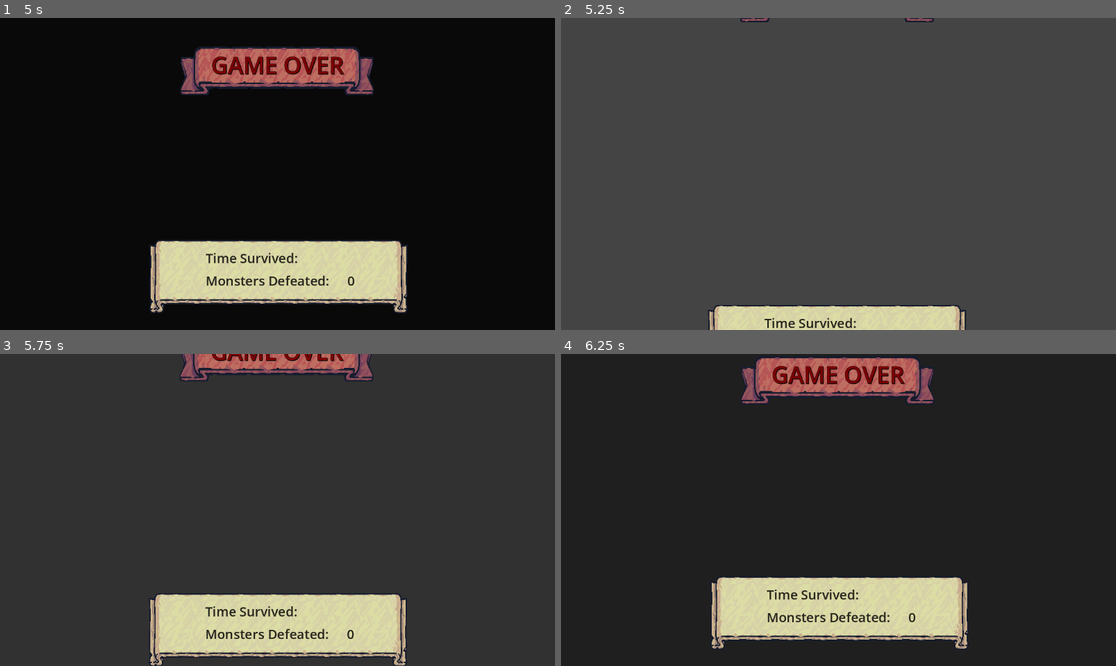
Above: before the commit, frames 1-4 (two rows, left to right).
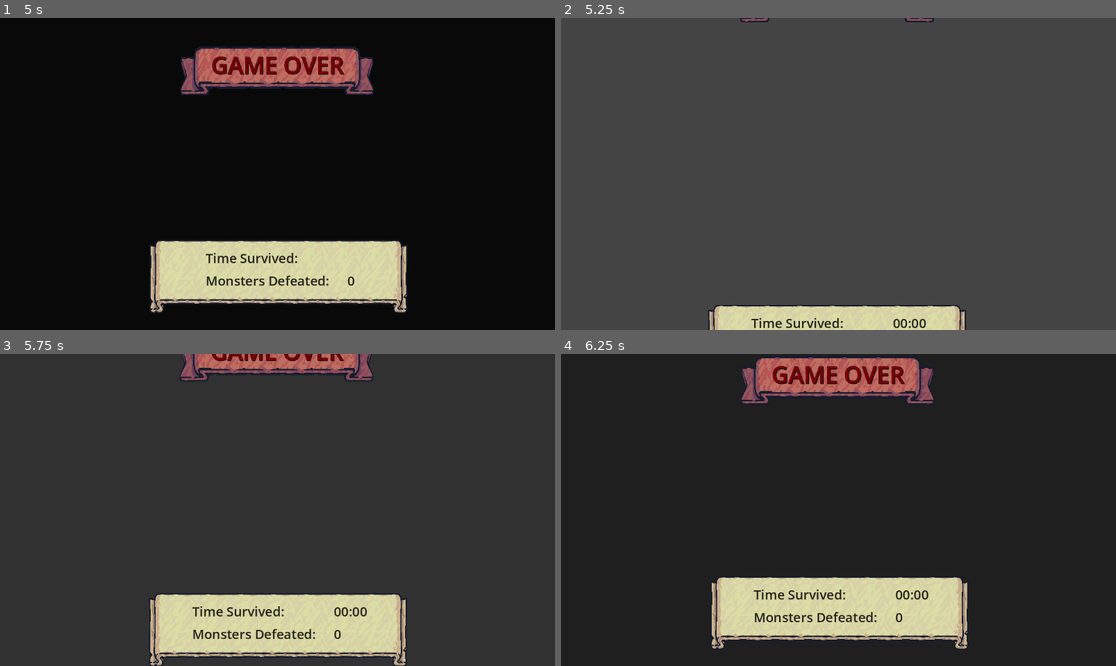
Above: after the commit, the same moments.

Repository: eugeniodomi/Bootcamp-Santander-DIO
Game: Godot game, scene res://UI/game_over_ui.tscn
The game is run twice, just before and just after one commit, with the same random seed, the same clock (stepped at 60 frames per second) and the same inputs. Before the commit the project has no main scene; this scene is started directly in both runs.
Inputs (mouse positions are in pixels of both pictures, inside the frame that each line leads up to):
- Up to frame 1 (5 s): move the mouse to (399, 158) at 0.52 s; hold D (move_right) 0.53-1.28 s; click (399, 158) at 0.6 s; move the mouse to (166, 189) at 1.27 s; hold S (move_down) 1.28-2.03 s; click (166, 189) at 1.35 s; move the mouse to (333, 105) at 2.02 s; hold D (move_right) 2.03-2.78 s; click (333, 105) at 2.1 s; tap Enter at 2.75, 4.25 s; move the mouse to (249, 236) at 2.77 s; hold W (move_up) 2.78-3.53 s; click (249, 236) at 2.85 s; tap Space at 3.5 s; move the mouse to (444, 220) at 3.52 s; hold A (move_left) from 3.53 s (still down); click (444, 220) at 3.6 s; move the mouse to (111, 127) at 4.27 s; click (111, 127) at 4.35 s
- Up to frame 2 (5.25 s): tap Space at 5 s; move the mouse to (866, 174) at 5.02 s; release A (move_left) at 5.03 s; hold S (move_down) from 5.03 s (still down); click (866, 174) at 5.1 s
- Up to frame 3 (5.75 s): keep holding S (move_down)
- Up to frame 4 (6.25 s): move the mouse to (755, 432) at 5.77 s; release S (move_down) at 5.78 s; hold D (move_right) from 5.78 s (still down); click (755, 432) at 5.85 s

Frame 1 is identical in both runs. In frame 2, 0.4% of the frame differs, in the area x 34-66%, y 95-100%; in frame 3, 0.9%; in frame 4, 0.9%, in the area x 34-67%, y 75-86%.

Commit message:
Tiny Swords Game 1.0
- Código aprimorado resolvendo bugs;
- Jogo finalizado.

Diff:
--- a/UI/game_over_ui.gd
+++ b/UI/game_over_ui.gd
@@ -6,12 +6,10 @@
 
 @export var restart_delay: float = 5.0
 var restart_cooldown: float
-var time_survived: String
-var monsters_defeated: int
 
 func _ready():
-	time_label.text = time_survived
-	monsters_label.text = str(monsters_defeated)
+	time_label.text = GameManager.time_elapsed_string
+	monsters_label.text = str(GameManager.monsters_defeated_counter)
 	restart_cooldown = restart_delay
 
 func _process(delta):
--- a/UI/game_ui.gd
+++ b/UI/game_ui.gd
@@ -3,21 +3,8 @@
 @onready var timer_label: Label = %TimerLabel
 @onready var meat_label: Label = %MeatLabel
 
-var time_elapsed: float = 0.0
-var meat_counter: int = 0
-
-func _ready():
-	GameManager.player.meat_collected.connect(on_meat_collected)
-	meat_label.text = str(meat_counter)
 
 func _process(delta: float): #timer
-	time_elapsed += delta
-	var time_elapsed_in_seconds: int = floori(time_elapsed)
-	var seconds: int = time_elapsed_in_seconds % 60
-	var minutes: int = time_elapsed_in_seconds / 60
-
-	timer_label.text = "%02d:%02d" % [minutes, seconds]
-
-func on_meat_collected(regeneration_value:int) -> void:
-	meat_counter += 1
-	meat_label.text = str(meat_counter)
+	# Update timer / labels
+	timer_label.text = GameManager.time_elapsed_string
+	meat_label.text = str(GameManager.meat_counter)
--- a/enemies/enemy.gd
+++ b/enemies/enemy.gd
@@ -43,17 +43,19 @@
 	if health <= 0:
 		die()
 
-func die() -> void:
+func die() -> void:#caveira
 	if death_prefab:
 		var death_object = death_prefab.instantiate()
 		death_object.position = position
 		get_parent().add_child(death_object)
 
-	queue_free()
 
 	#Drop
 	if randf() <= drop_chance:
 		drop_item()
+
+	# Incrementar contador
+	GameManager.monsters_defeated_counter += 1
 
 	# Deletar node
 	queue_free()
--- a/game_manager.gd
+++ b/game_manager.gd
@@ -7,6 +7,19 @@
 var player: Player #variavel para segurar player
 var player_position: Vector2
 var is_game_over: bool = false
+
+var time_elapsed: float = 0.0
+var time_elapsed_string: String
+var meat_counter: int = 0
+var monsters_defeated_counter: int = 0
+
+func _process(delta: float): #timer
+	# Update timer
+	time_elapsed += delta
+	var time_elapsed_in_seconds: int = floori(time_elapsed)
+	var seconds: int = time_elapsed_in_seconds % 60
+	var minutes: int = time_elapsed_in_seconds / 60
+	time_elapsed_string = "%02d:%02d" % [minutes, seconds]
 
 func end_game():
 	if is_game_over: return
@@ -18,5 +31,11 @@
 	player = null
 	player_position = Vector2.ZERO
 	is_game_over = false
+
+	time_elapsed = 0.0
+	time_elapsed_string = "00:00"
+	meat_counter = 0
+	monsters_defeated_counter = 0
+
 	for connection in game_over.get_connections():
 		game_over.disconnect(connection.callable)
--- a/main.gd
+++ b/main.gd
@@ -15,6 +15,4 @@
 
 	#Criar GameOverUI
 	var game_over_ui: GameOverUI = game_over_ui_template.instantiate()
-	game_over_ui.monsters_defeated = 999
-	game_over_ui.time_survived = "01:58"
 	add_child(game_over_ui)
--- a/player/player.gd
+++ b/player/player.gd
@@ -41,6 +41,7 @@
 
 func _ready():
 	GameManager.player = self #usando gamemaneger como interpolador
+	meat_collected.connect(func(value: int): GameManager.meat_counter += 1)
 
 func _process(delta: float) -> void:
 	#leitura de onde esta o player
--- a/project.godot
+++ b/project.godot
@@ -11,6 +11,7 @@
 [application]
 
 config/name="Tiny Swords"
+run/main_scene="res://main.tscn"
 config/features=PackedStringArray("4.2", "Forward Plus")
 config/icon="res://icon.svg"
 
